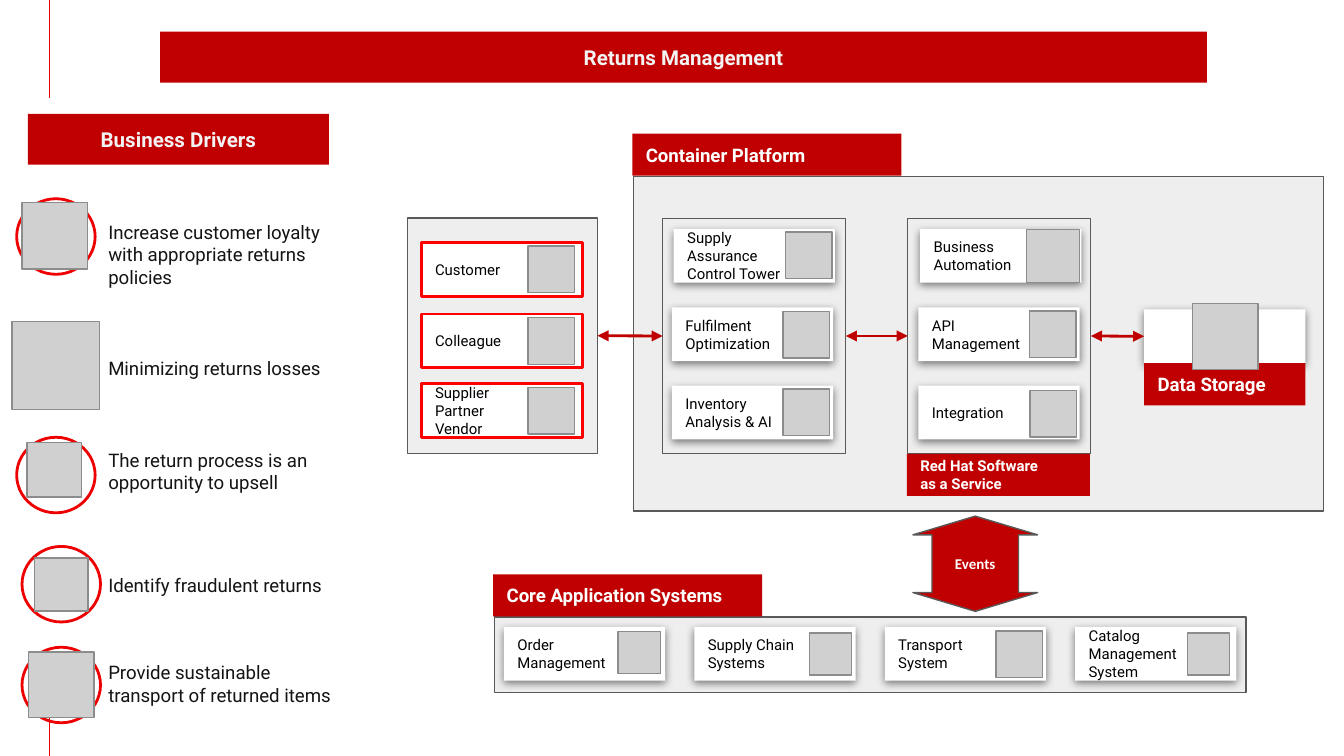
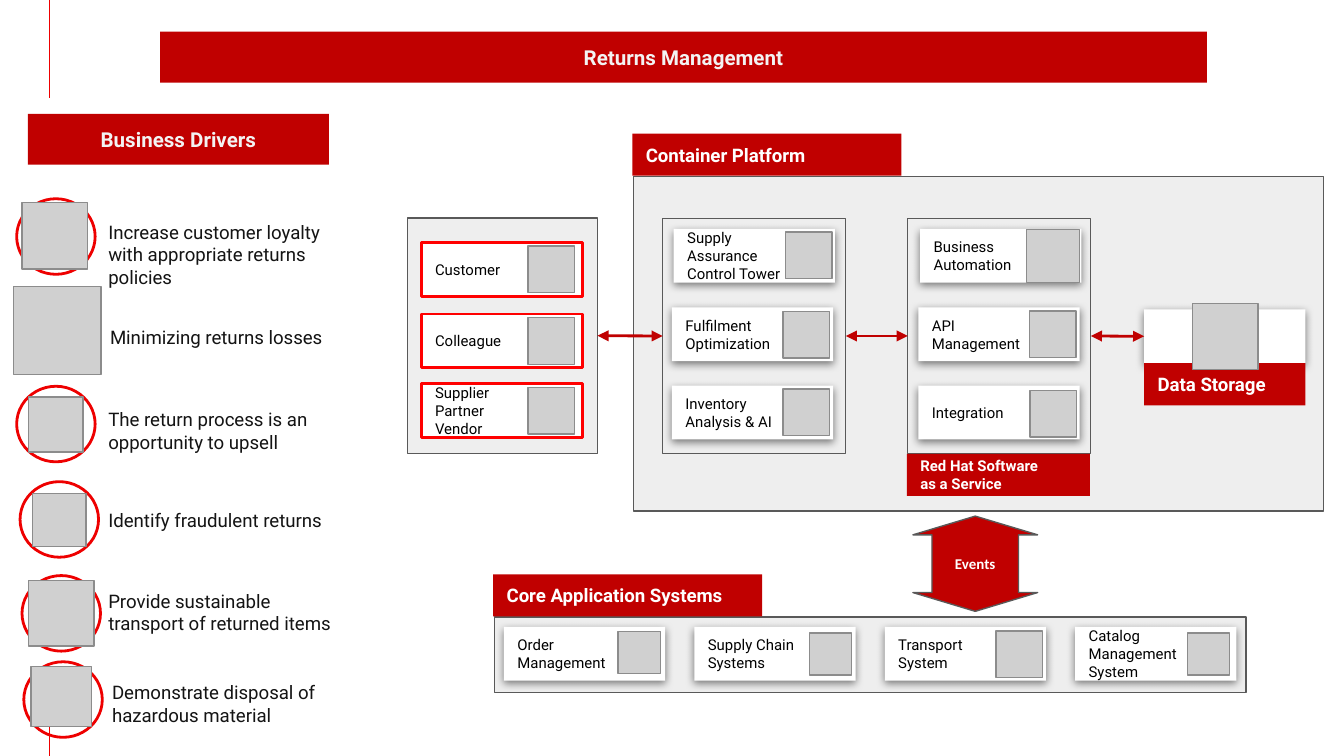
Before and after one commit to brucedkyle/architectures, a slide deck: slide 8 of docs/supplychain/downloads/SupplyChainOptimization.SolutionOverview.pptx. Drawn at 1344x756 pixels with LibreOffice and Linux fonts; fonts in the diff are those of the drawing; grey boxes stand for pictures; background and template pictures are left out. Boxes give left, top, right and bottom in pixels: in the first picture for what was removed or moved away, otherwise in the second. Text is boxed around its words. In the diff, an @@ line names an element or a change of style, - is before the commit and + after.

Commit message:
update returns and disaster readiness

```diff
--- a/docs/supplychain/downloads/SupplyChainOptimization.SolutionOverview.pptx
+++ b/docs/supplychain/downloads/SupplyChainOptimization.SolutionOverview.pptx
@@ picture: place and size @@
-picture at (12,321,99,409)
+picture at (13,286,101,374)
@@ text "Minimizing returns losses": place and size @@
-text "Minimizing returns losses" at (108,361,321,379)
+text "Minimizing returns losses" at (110,330,323,348)
@@ ellipse: place and size @@
-ellipse at (16,437,94,512)
+ellipse at (16,386,94,461)
@@ text "The return process is an ...": place and size @@
-text "The return process is an ..." at (108,453,307,493)
+text "The return process is an ..." at (108,412,307,453)
@@ picture: place and size @@
-picture at (27,442,82,497)
+picture at (28,396,83,452)
@@ text "Identify fraudulent returns": place and size @@
-text "Identify fraudulent returns" at (108,578,322,596)
+text "Identify fraudulent returns" at (108,513,322,531)
@@ ellipse: place and size @@
-ellipse at (22,547,99,622)
+ellipse at (20,481,98,556)
@@ picture: place and size @@
-picture at (35,558,89,612)
+picture at (32,493,86,547)
@@ text "Provide sustainable transport of returned ...": place and size @@
-text "Provide sustainable transport of returned ..." at (108,665,330,706)
+text "Provide sustainable transport of returned ..." at (108,594,330,634)
@@ ellipse: place and size @@
-ellipse at (22,648,99,723)
+ellipse at (22,575,99,650)
@@ picture: place and size @@
-picture at (28,652,94,718)
+picture at (28,581,94,646)
@@ ellipse added at (24,661,102,737), outline #EE0000 1.5 pt @@
@@ picture added at (31,667,91,727) @@
@@ text added at (112,685,315,722), 10 pt, text #141414 @@
+Demonstrate disposal of hazardous material
```
Also in this commit, not shown: 1 other slide changed, 7 other files.
